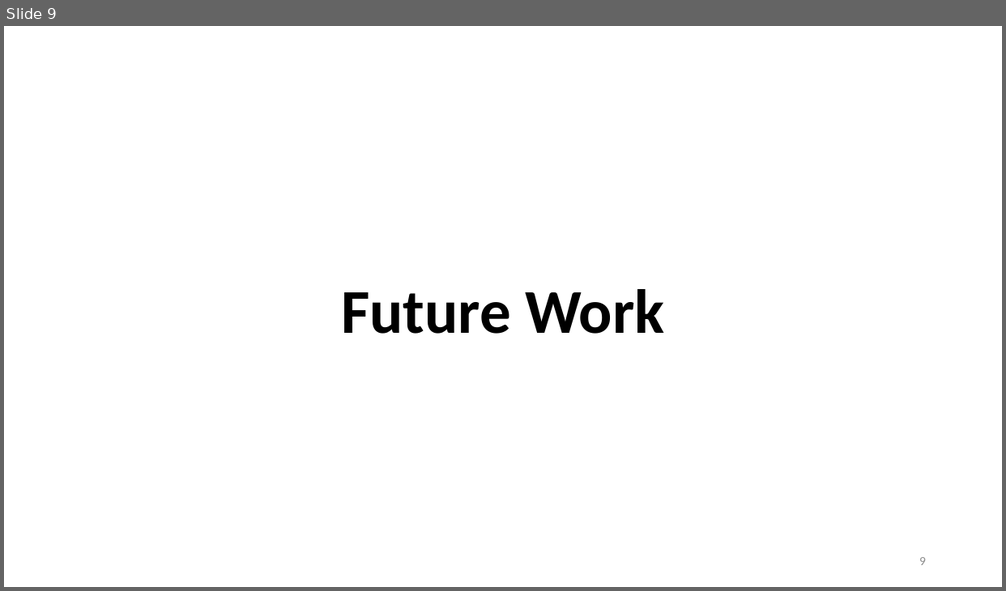
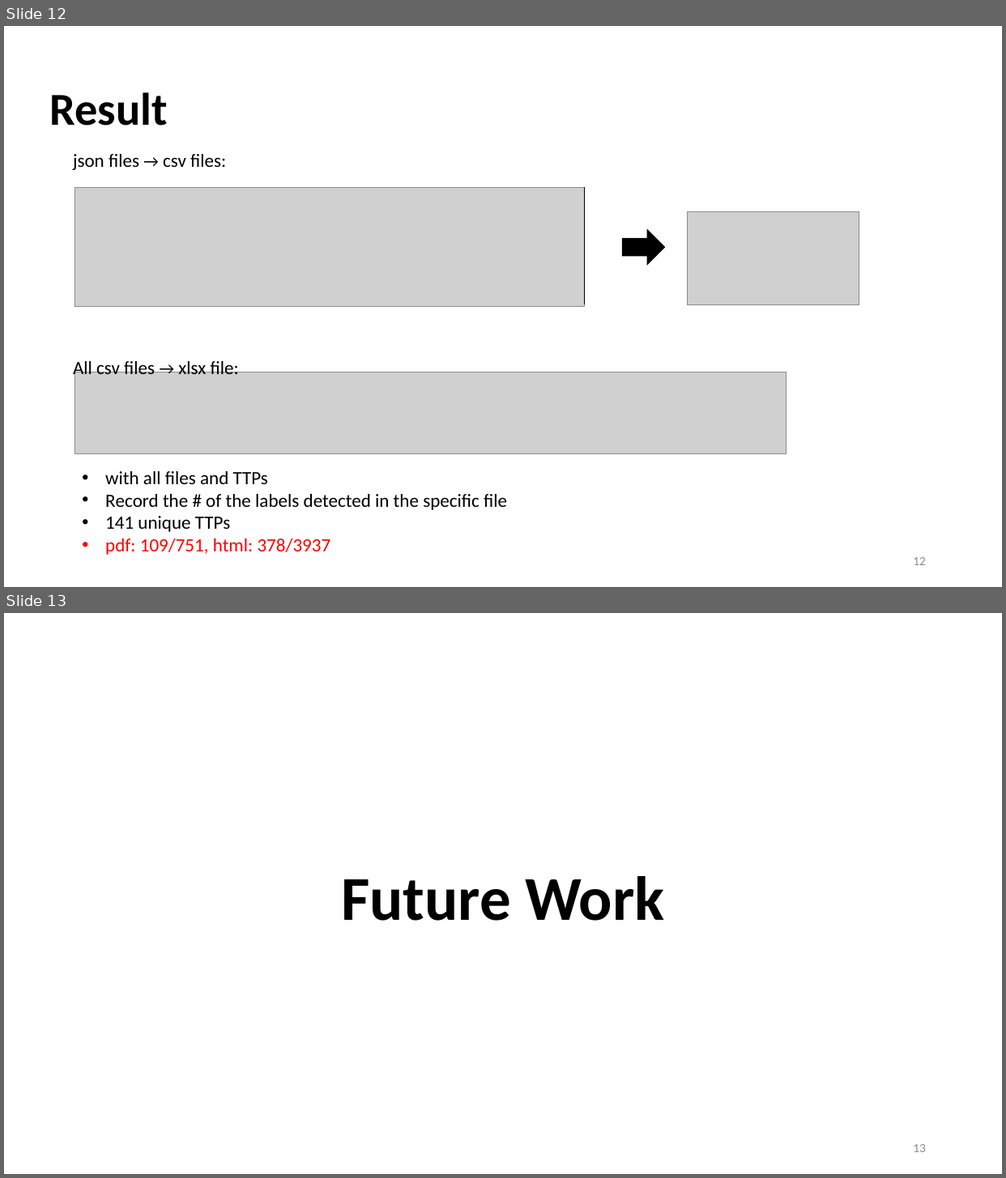
Before and after one commit to Bai1026/Intern-IIS, a slide deck: Meeting/Presentation_0830.pptx. Shown one above the other, each under a label of ours: slide 9 before the commit, slides 12 and 13 after it. The pictures are 1006x591 and 1006x1178 pixels, drawn with LibreOffice and Linux fonts; fonts in the diff are those of the drawing; grey boxes stand for pictures. Boxes give left, top, right and bottom in pixels: in the first picture for what was removed or moved away, otherwise in the second. Text is boxed around its words. In the diff, an @@ line names an element or a change of style, - is before the commit and + after.

```diff
--- a/Meeting/Presentation_0830.pptx
+++ b/Meeting/Presentation_0830.pptx
@@ slide 12 added at (4,26,1002,587), background #FFFFFF @@
@@ title added at (49,92,167,126), 44 pt, text #000000, bold @@
+Result
@@ text added at (73,154,226,170), 18 pt, text #000000 @@
+json files → csv files:
@@ picture added at (74,188,584,308) @@
@@ line added from (585, 188) to (585, 305), #000000 0.5 pt @@
@@ picture added at (688,211,859,305) @@
@@ right arrow added at (622,230,664,265), fill #000000, outline #000000 1 pt @@
@@ text added at (73,359,239,380), 18 pt, text #000000 @@
+All csv files → xlsx file:
@@ picture added at (74,373,786,454) @@
@@ text added at (105,472,507,555), 18 pt, text #000000 @@
+• with all files and TTPs
+• Record the # of the labels detected in the specific file
+• 141 unique TTPs
+• pdf: 109/751, html: 378/3937
@@ page number added at (913,557,926,565), 12 pt, text #8C8C8C @@
+12
@@ what was slide 9 is now slide 13 @@
@@ page number at (913,1144,926,1152): text changed @@
-9
+13
```
Also in this commit, not shown: 3 slides changed, 6 other slides added, 4 slides removed, 8 other files.
